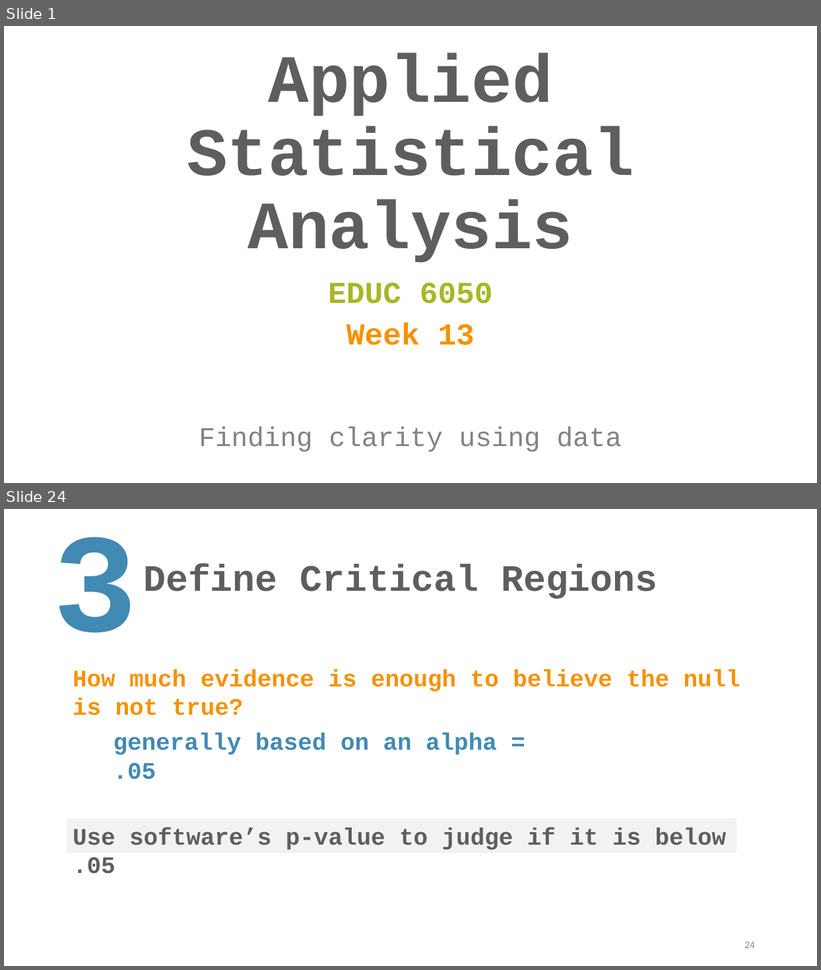
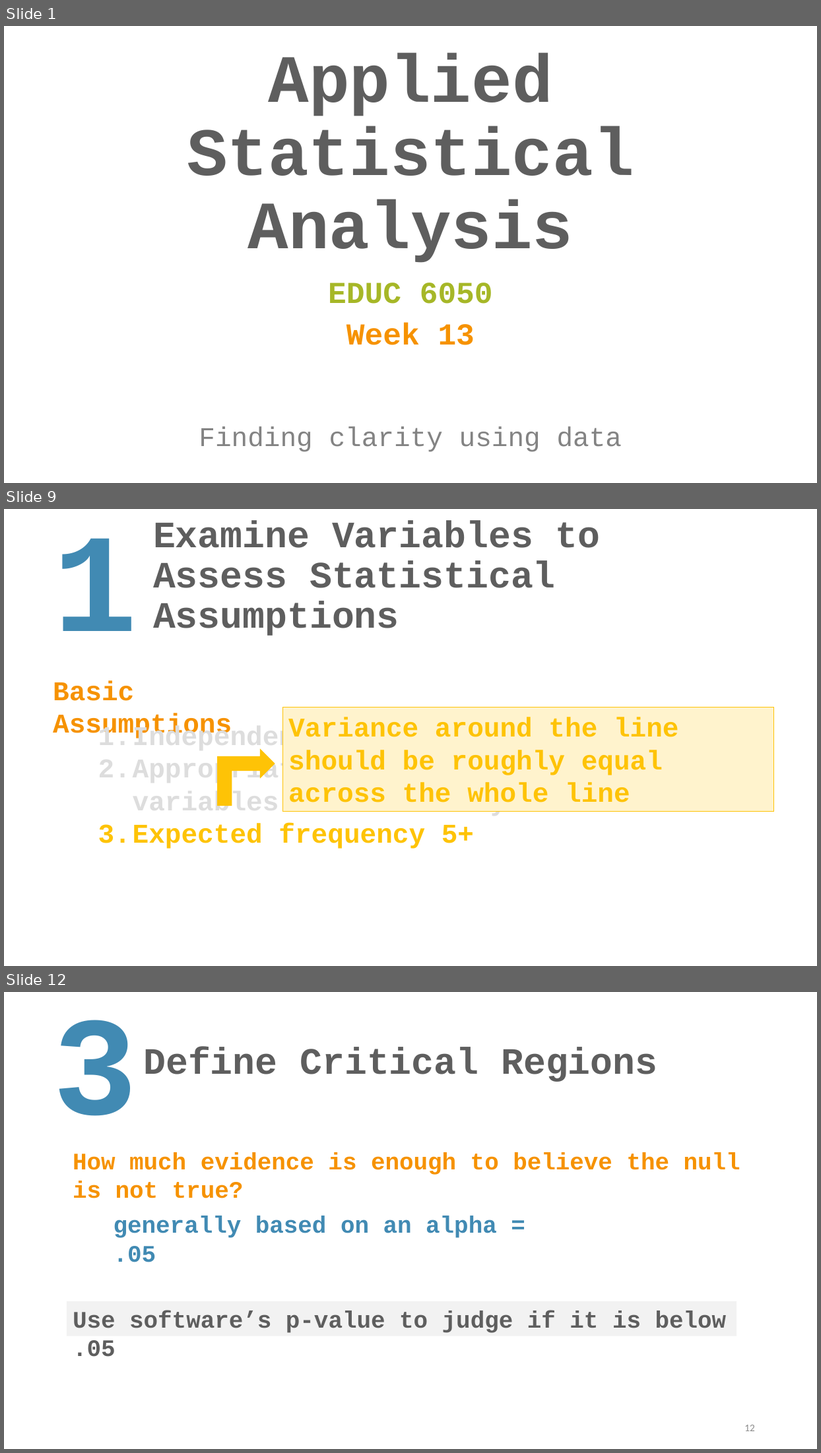
Before and after one commit to TysonStanley/EDU-6050, a slide deck: Slides/13_EDUC_6050_2018.pptx. Shown one above the other, each under a label of ours: slides 1 and 24 before the commit, slides 1, 9 and 12 after it; the slides between them are not shown. The pictures are 821x970 and 821x1453 pixels, drawn with LibreOffice and Linux fonts; fonts in the diff are those of the drawing. Boxes give left, top, right and bottom in pixels: in the first picture for what was removed or moved away, otherwise in the second. Text is boxed around its words. In the diff, an @@ line names an element or a change of style, - is before the commit and + after.

```diff
--- a/Slides/13_EDUC_6050_2018.pptx
+++ b/Slides/13_EDUC_6050_2018.pptx
@@ slide 9 added at bbox=[4, 509, 817, 966], background #FFFFFF @@
@@ title added at bbox=[153, 521, 601, 636], 44 pt, text #5E5E5E, bold @@
+Examine Variables to Assess Statistical Assumptions
@@ text added at bbox=[53, 538, 137, 631], 166 pt, text #418AB3, bold @@
+1
@@ text added at bbox=[53, 681, 232, 739], 32 pt, text #F69200, bold @@
+Basic Assumptions
@@ text added at bbox=[98, 725, 555, 849], 32 pt, text #DDDDDD, bold @@
+1. Independence of data
+2. Appropriate measurement of variables for the analysis
+3. Expected frequency 5+
@@ rectangle added at bbox=[283, 707, 774, 812], fill #FFF3CD, outline #FEC306 0.75 pt, 32 pt, text #FEC306, bold @@
+Variance around the line should be roughly equal across the whole line
@@ bent up arrow added at bbox=[218, 750, 275, 806], fill #FEC306, outline #FEC306 1 pt @@
@@ what was slide 24 is now slide 12 @@
@@ page number at bbox=[745, 1425, 755, 1432]: text changed @@
-24
+12
```
Also in this commit, not shown: 3 slides changed, 13 other slides added, 3 other files.
